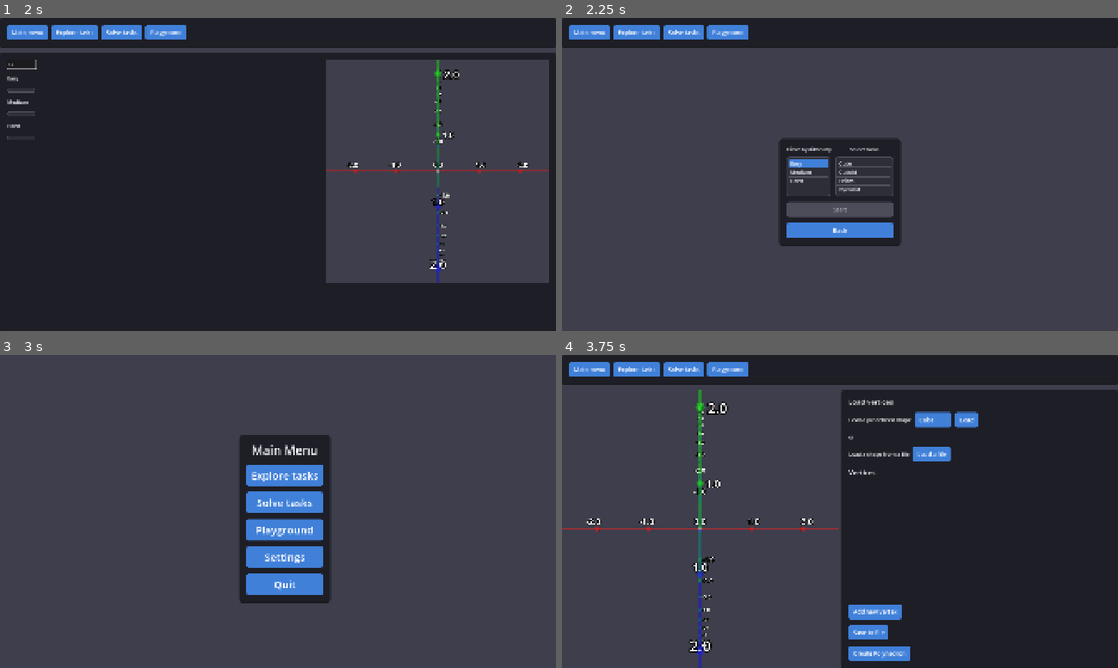
Above: before the commit, frames 1-4 (two rows, left to right).
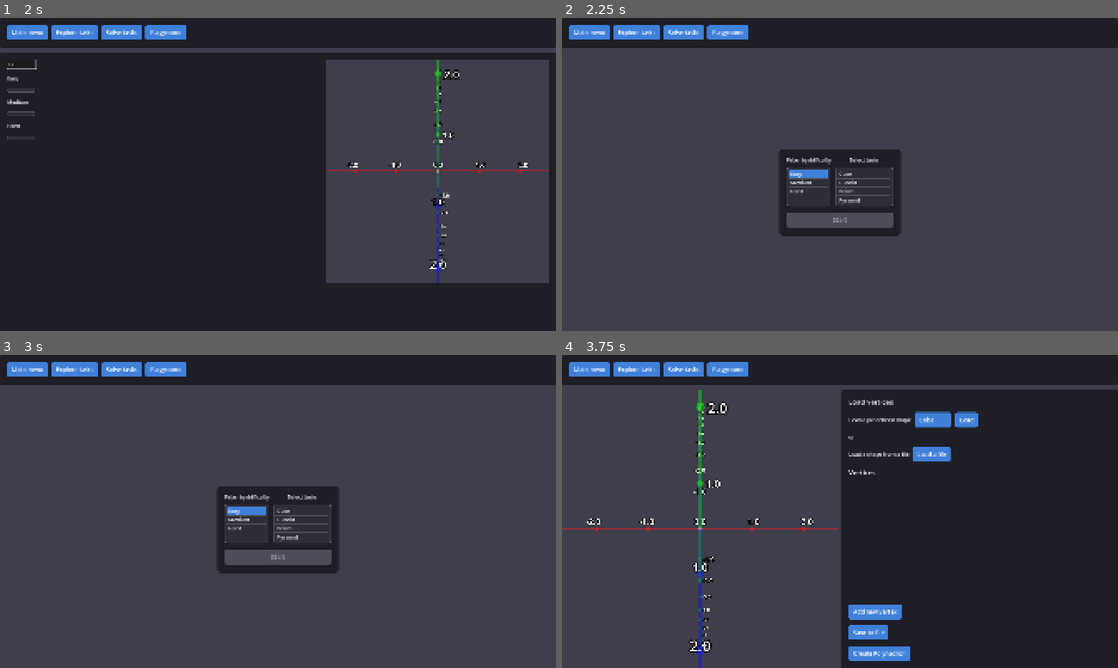
Above: after the commit, the same moments.

Repository: Paraross/geo-app
Game: Godot game, scene res://scenes/main.tscn
Two runs of this game, one before a commit and one after it. Both use one fixed random seed, a clock stepped at 60 frames per second and the inputs below.
Inputs (mouse positions are in pixels of both pictures, inside the frame that each line leads up to):
- Up to frame 1 (2 s): click "Explore tasks" at 0.5 s; click (33, 64) at 1.27 s; type "12" at 1.35 s
- Up to frame 2 (2.25 s): click "Solve tasks" at 2 s
- Up to frame 3 (3 s): click (278, 567) at 2.75 s, where only the run before the commit has a clickable "Back"
- Up to frame 4 (3.75 s): click "Playground" at 3.5 s

Frame 1 is identical in both runs. In frame 2, 4.3% of the frame differs, in the area x 38-62%, y 38-73%; in frame 3, 18%, in the area x 0-100%, y 0-80%; in frame 4, nothing differs.

Commit message:
Remove back button from task filter screen

Diff:
--- a/scenes/main.tscn
+++ b/scenes/main.tscn
@@ -176,7 +176,6 @@
 [node name="MainMenuScreen" parent="." instance=ExtResource("9_85g3d")]
 layout_mode = 1
 
-[connection signal="back_button_pressed" from="TaskFilterScreen/TaskFilterScreen" to="." method="go_to_main_menu"]
 [connection signal="start_button_pressed" from="TaskFilterScreen/TaskFilterScreen" to="." method="_on_task_filter_start_button_pressed"]
 [connection signal="left" from="SettingsScreen" to="." method="_on_settings_screen_left"]
 [connection signal="pressed" from="SettingsScreen/CenterContainer/PanelContainer/VBoxContainer/MainMenuButton" to="SettingsScreen" method="leave_to_main_menu"]
--- a/scenes/screens/task_filter_screen.tscn
+++ b/scenes/screens/task_filter_screen.tscn
@@ -56,10 +56,6 @@
 disabled = true
 text = "Start"
 
-[node name="BackButton" type="Button" parent="CenterContainer/PanelContainer/VBoxContainer"]
-layout_mode = 2
-text = "Back"
-
 [node name="TaskSettingsPopup" type="PopupPanel" parent="."]
 oversampling_override = 1.0
 initial_position = 2
@@ -79,7 +75,5 @@
 columns = 3
 
 [connection signal="item_selected" from="CenterContainer/PanelContainer/VBoxContainer/GridContainer/DifficultyList" to="." method="_on_difficulty_list_item_selected"]
-[connection signal="item_clicked" from="CenterContainer/PanelContainer/VBoxContainer/GridContainer/TaskList" to="." method="_on_task_list_item_clicked"]
 [connection signal="item_selected" from="CenterContainer/PanelContainer/VBoxContainer/GridContainer/TaskList" to="." method="_on_task_list_item_selected"]
 [connection signal="pressed" from="CenterContainer/PanelContainer/VBoxContainer/StartButton" to="." method="_on_start_button_pressed"]
-[connection signal="pressed" from="CenterContainer/PanelContainer/VBoxContainer/BackButton" to="." method="_on_back_button_pressed"]
--- a/scripts/screens/task_filter_screen.gd
+++ b/scripts/screens/task_filter_screen.gd
@@ -4,7 +4,6 @@
 # TODO: dodac top bara, zrobic zeby sensownie wyglodalo
 
 signal start_button_pressed
-signal back_button_pressed
 
 @onready var task_filter_vbox: VBoxContainer = $CenterContainer/PanelContainer/VBoxContainer
 @onready var difficulty_list: ItemList = task_filter_vbox.get_node("GridContainer/DifficultyList")
@@ -62,47 +61,9 @@
 	fill_task_list()
 
 
-func _on_task_list_item_clicked(index: int, _at_position: Vector2, mouse_button_index: int) -> void:
-	if mouse_button_index != MouseButton.MOUSE_BUTTON_RIGHT:
-		return
-
-	var task_name := task_list.get_item_text(index)
-	var task := Tasks.all_tasks[task_name]
-
-	task_settings_popup_label.text = "%s settings" % task_name
-
-	Global.clear_grid(task_settings_popup_grid)
-
-	var values := task.values()
-	for value_name in values:
-		var value_value: TaskFloatValue = values[value_name]
-
-		var label := Label.new()
-		label.text = value_name
-		task_settings_popup_grid.add_child(label)
-
-		var min_spin_box := SpinBox.new()
-		min_spin_box.step = 1.0 / 10.0 ** Settings.data_precision
-		min_spin_box.value = value_value.min_value
-		min_spin_box.value_changed.connect(func(value: float) -> void: value_value.min_value = value)
-		task_settings_popup_grid.add_child(min_spin_box)
-
-		var max_spin_box := SpinBox.new()
-		max_spin_box.step = 1.0 / 10.0 ** Settings.data_precision
-		max_spin_box.value = value_value.max_value
-		max_spin_box.value_changed.connect(func(value: float) -> void: value_value.max_value = value)
-		task_settings_popup_grid.add_child(max_spin_box)
-
-	task_settings_popup.show()
-
-
 func _on_task_list_item_selected(_index: int) -> void:
 	start_button.disabled = false
 
 
 func _on_start_button_pressed() -> void:
 	start_button_pressed.emit()
-
-
-func _on_back_button_pressed() -> void:
-	back_button_pressed.emit()
